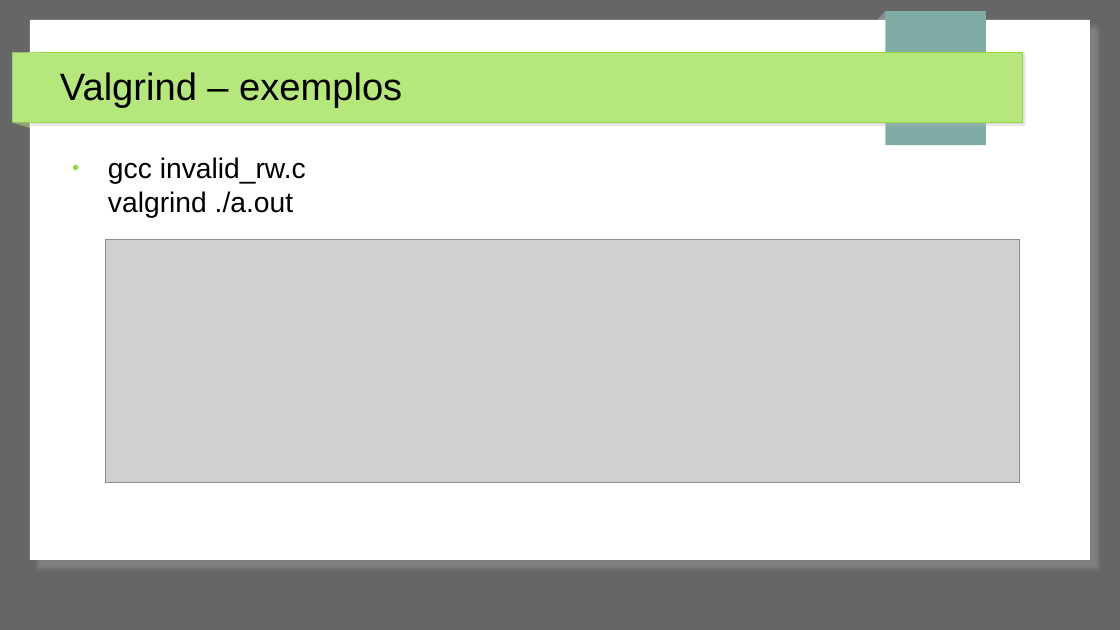
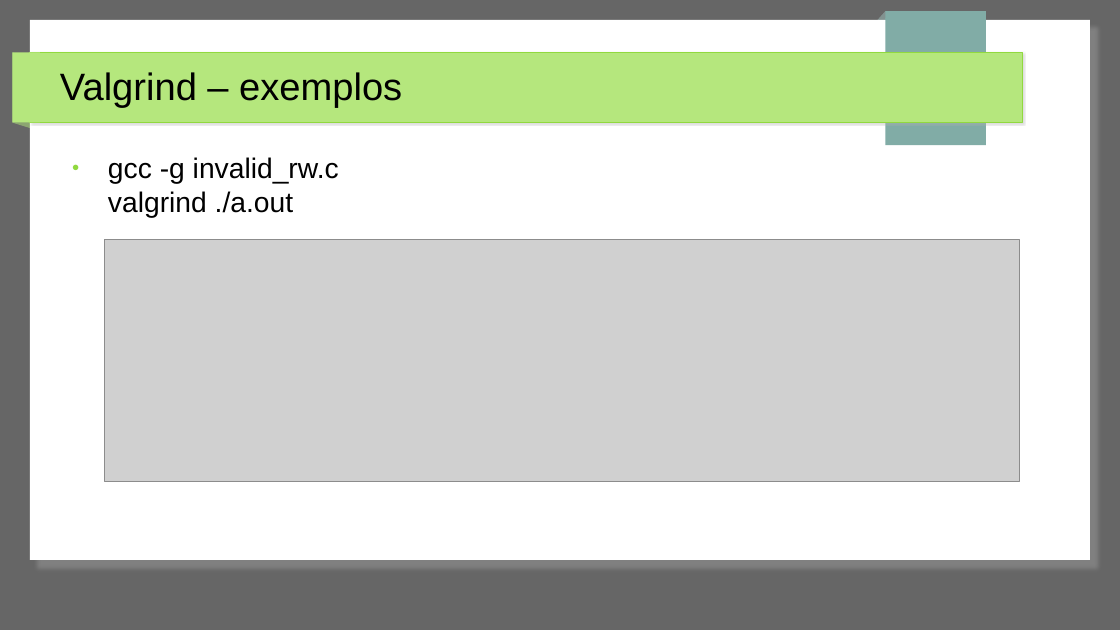
Before and after one commit to jpantonow/SB-T1-ANALISADORES, a slide deck: slide 25 of Slides.odp. Drawn at 1120x630 pixels with LibreOffice and Linux fonts; fonts in the diff are those of the drawing; grey boxes stand for pictures. Boxes give left, top, right and bottom in pixels: in the first picture for what was removed or moved away, otherwise in the second. Text is boxed around its words. In the diff, an @@ line names an element or a change of style, - is before the commit and + after.

```diff
--- a/Slides.odp
+++ b/Slides.odp
@@ text at (108, 157, 339, 218): text changed @@
-● gcc invalid_rw.c
-  valgrind ./a.out
+● gcc -g invalid_rw.c
+  valgrind ./a.out
```
Also in this commit, not shown: 7 other slides changed.
